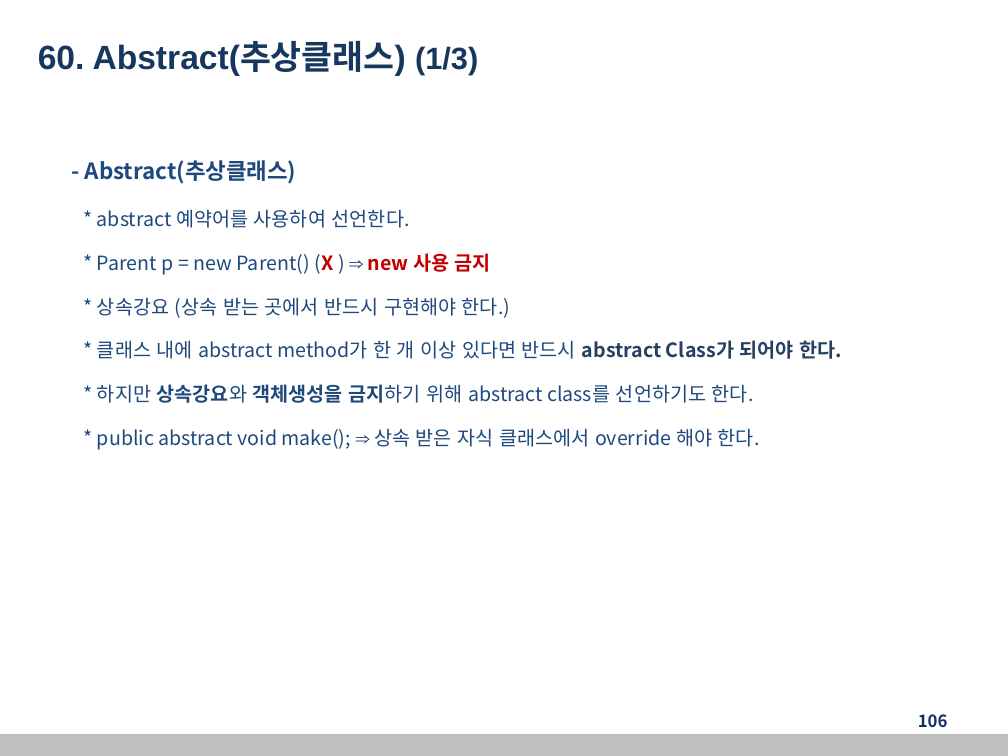
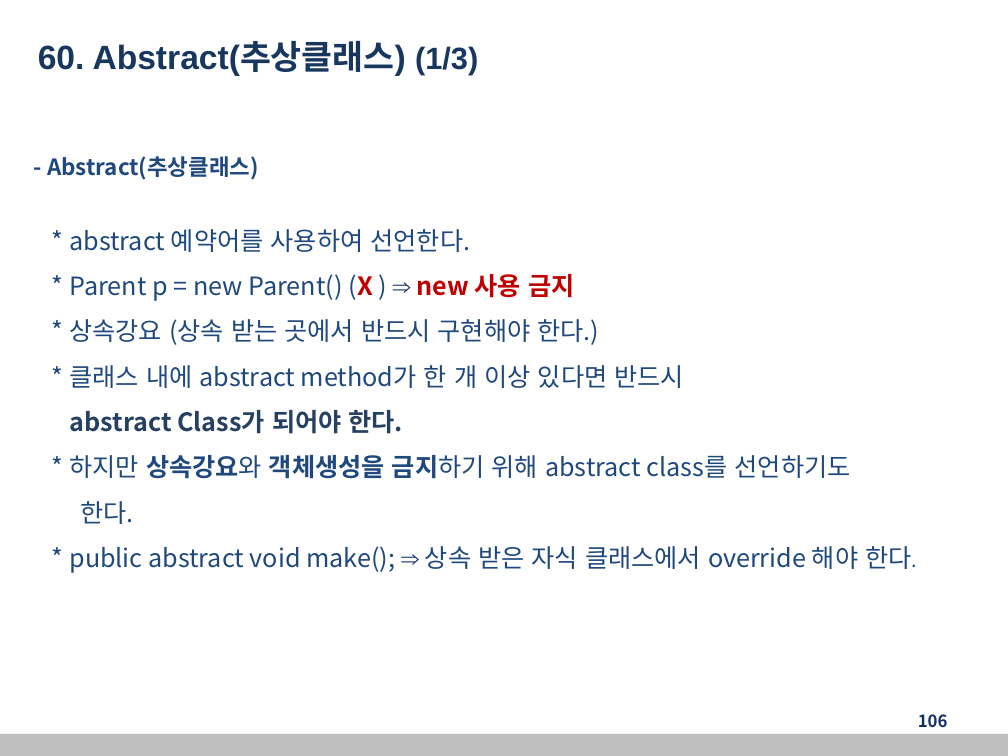
Before and after one commit to kang99king3/back-end_edu20221230, a slide deck: slide 106 of 자바교안_20221230.pptx. Drawn at 1008x756 pixels with LibreOffice and Linux fonts; fonts in the diff are those of the drawing. Boxes give left, top, right and bottom in pixels: in the first picture for what was removed or moved away, otherwise in the second. Text is boxed around its words. In the diff, an @@ line names an element or a change of style, - is before the commit and + after.

```diff
--- a/자바교안_20221230.pptx
+++ b/자바교안_20221230.pptx
@@ text "- Abstract(추상클래스)": place and size @@
-text "- Abstract(추상클래스)" at [85,160,842,450]
+text "- Abstract(추상클래스)" at [47,156,911,573]
@@ text at [69,229,911,573]: size 14 to 18 pt in "* abstract 예약어를 사용하여 선언한다.", "* Parent p = new Parent() (X ...", "* 상속강요 (상속 받는 곳에서 반드시 구현해야 ...", "* public abstract void make(); ⇒ 상속 ..."; line spacing 1 to 1.5 @@
@@ text at [69,365,851,524]: text changed; size 14 to 18 pt @@
-* 클래스 내에 abstract method가 한 개 이상 있다면 반드시 abstract Class가 되어야 한다.
-* 하지만 상속강요와 객체생성을 금지하기 위해 abstract class를 선언하기도 한다.
+* 클래스 내에 abstract method가 한 개 이상 있다면 반드시
+abstract Class가 되어야 한다.
+* 하지만 상속강요와 객체생성을 금지하기 위해 abstract class를 선언하기도
+한다.
```
Also in this commit, not shown: 49 other slides changed.
